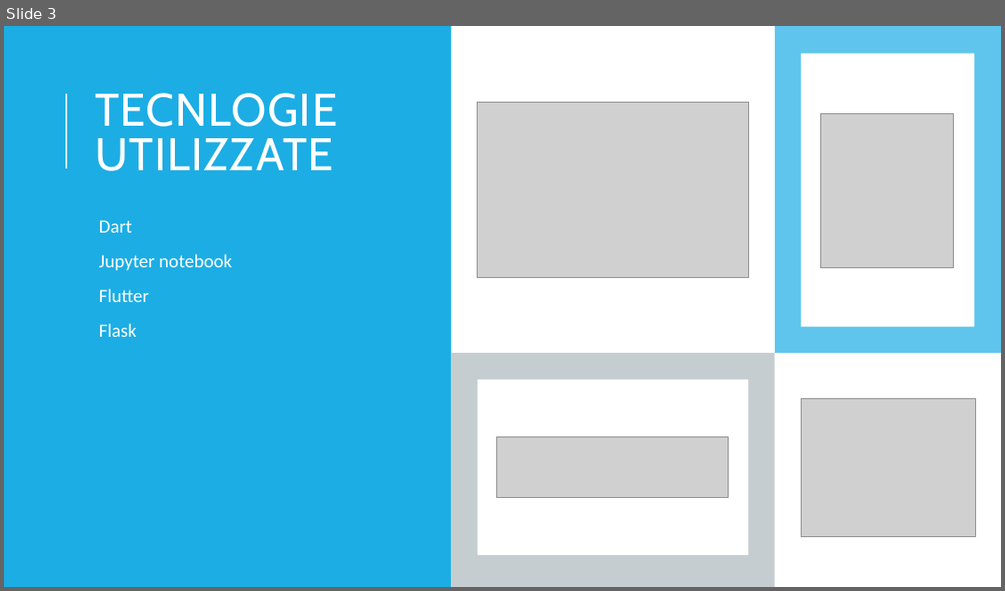
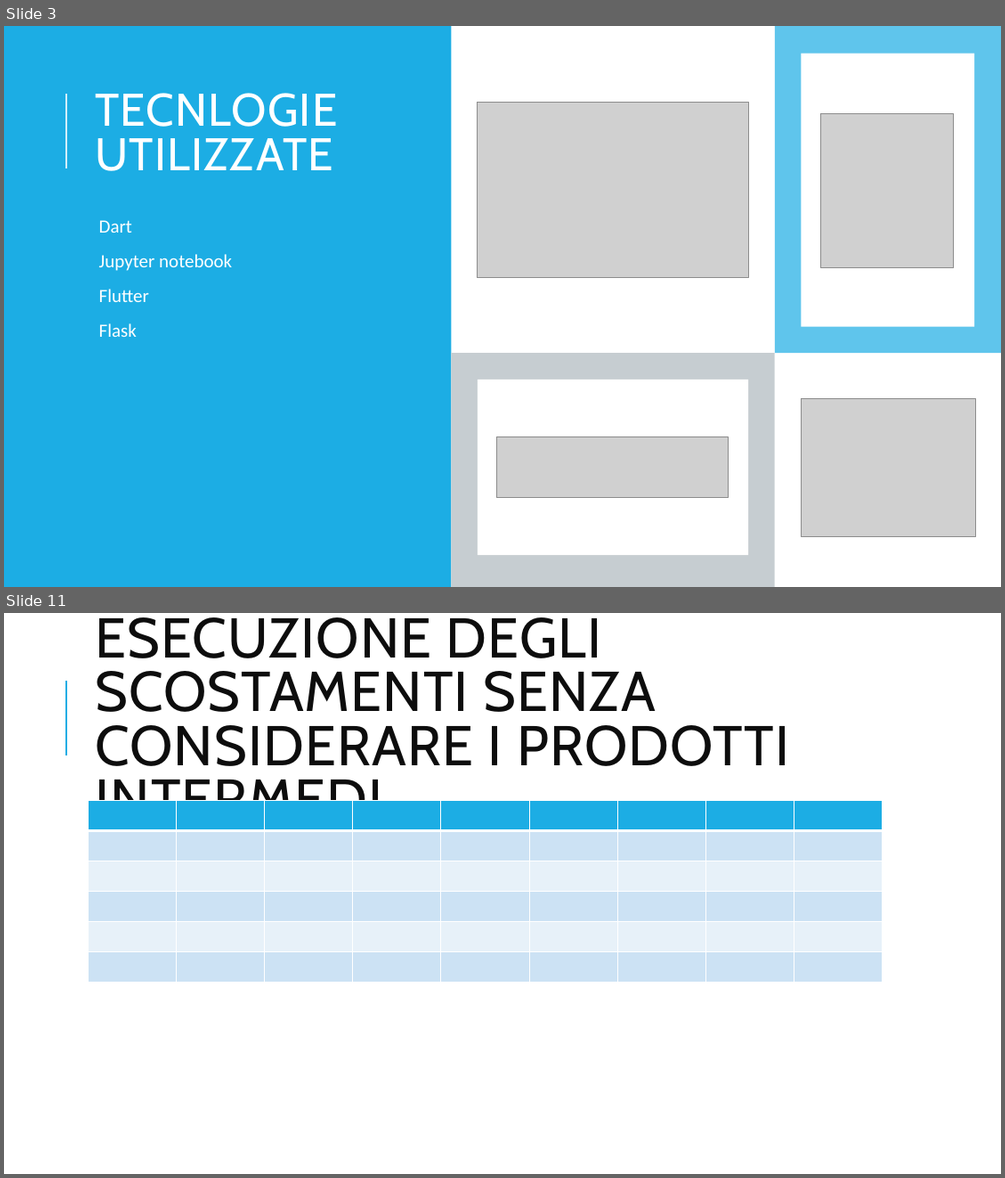
Before and after one commit to VinciGit00/SCGProject, a slide deck: Document/PresentazioneProgetto.pptx. Shown one above the other, each under a label of ours: slide 3 before the commit, slides 3 and 11 after it; the slides between them are not shown. The pictures are 1005x591 and 1005x1178 pixels, drawn with LibreOffice and Linux fonts; fonts in the diff are those of the drawing; grey boxes stand for pictures. Boxes give left, top, right and bottom in pixels: in the first picture for what was removed or moved away, otherwise in the second. Text is boxed around its words. In the diff, an @@ line names an element or a change of style, - is before the commit and + after.

```diff
--- a/Document/PresentazioneProgetto.pptx
+++ b/Document/PresentazioneProgetto.pptx
@@ slide 11 added at (4,613,1001,1174), background #FFFFFF @@
@@ title added at (95,617,789,832), 54 pt, text #0D0D0D @@
+ESECUZIONE DEGLI SCOSTAMENTI SENZA CONSIDERARE I PRODOTTI INTERMEDI
@@ line added from (66, 755) to (66, 681), #1CADE4 1.5 pt @@
@@ table added at (88,800,882,981), 6 rows, 9 columns @@
+ |  |  |  |  |  |  |  | 
+ |  |  |  |  |  |  |  | 
+ |  |  |  |  |  |  |  | 
+ |  |  |  |  |  |  |  | 
+ |  |  |  |  |  |  |  | 
+ |  |  |  |  |  |  |  | 
```
Also in this commit, not shown: 6 slides changed, 4 other slides added, 4 slides removed, 7 other files.
